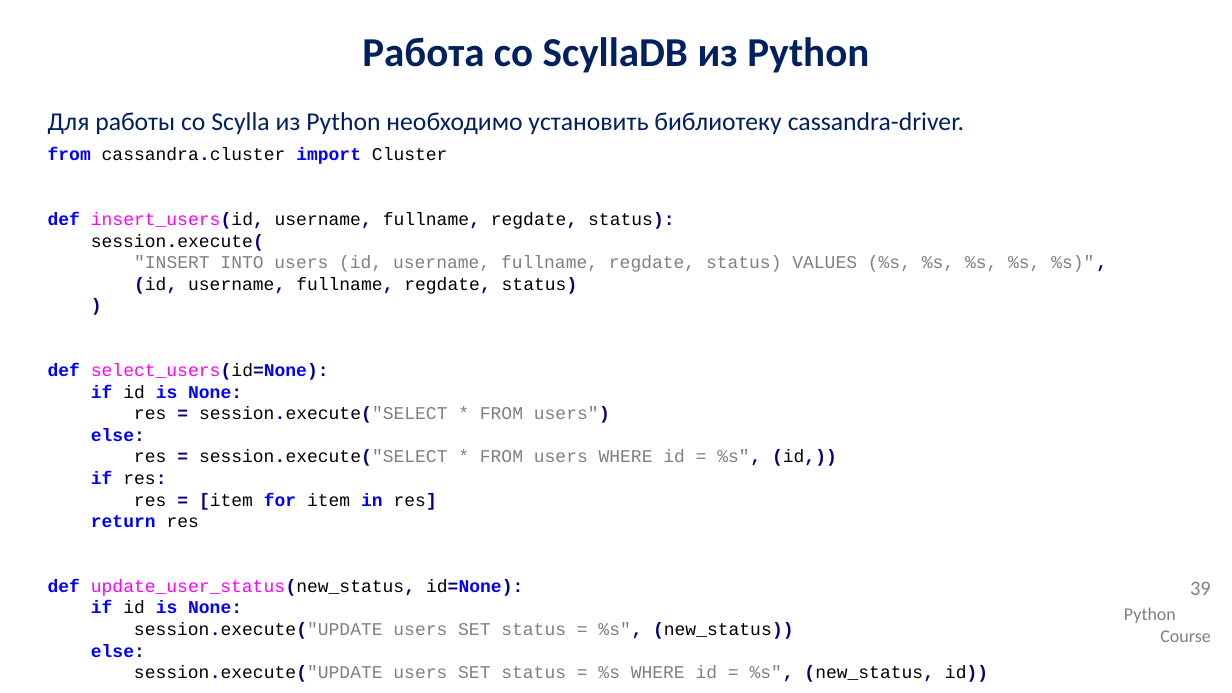
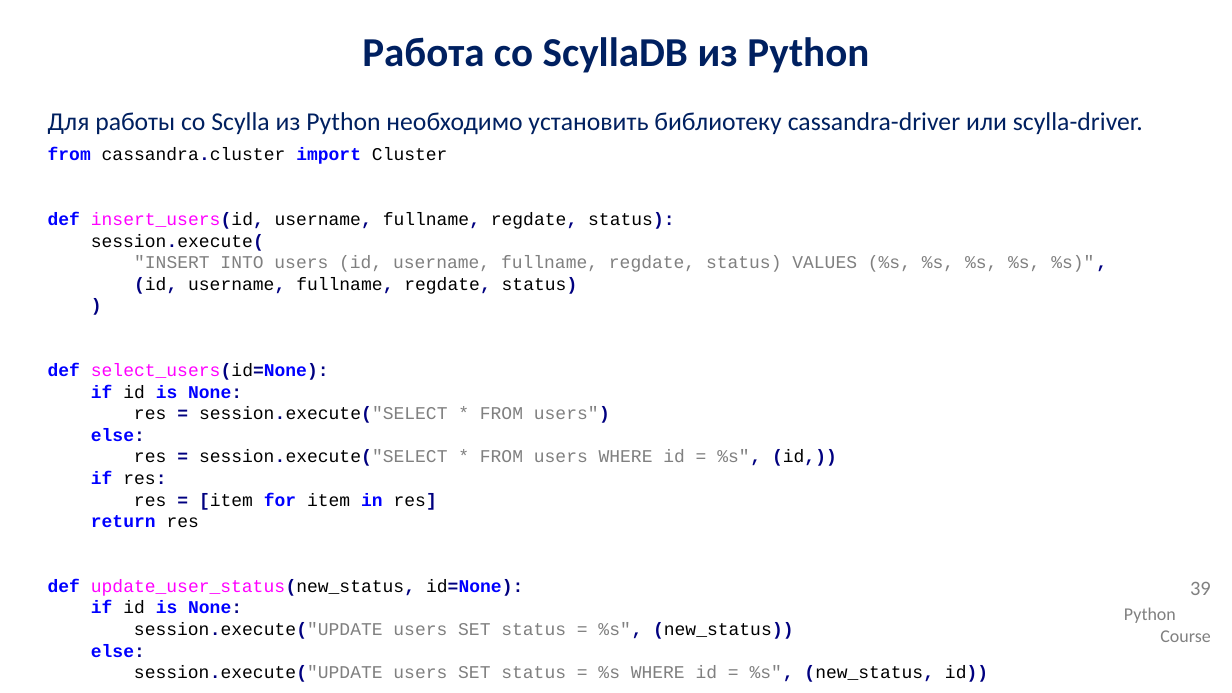
Before and after one commit to IlyaOrlov/PythonCourse2.0_September23, a slide deck: slide 39 of Lectures/py_lec_13.pptx. Drawn at 1232x693 pixels with LibreOffice and Linux fonts; fonts in the diff are those of the drawing; background and template pictures are left out. Boxes give left, top, right and bottom in pixels: in the first picture for what was removed or moved away, otherwise in the second. Text is boxed around its words. In the diff, an @@ line names an element or a change of style, - is before the commit and + after.

Commit message:
For lec 21

```diff
--- a/Lectures/py_lec_13.pptx
+++ b/Lectures/py_lec_13.pptx
@@ text at box(48, 112, 1143, 135): text changed @@
-Для работы со Scylla из Python необходимо установить библиотеку cassandra-driver.
+Для работы со Scylla из Python необходимо установить библиотеку cassandra-driver или scylla-driver.
```
Also in this commit, not shown: 1 other slide changed.
